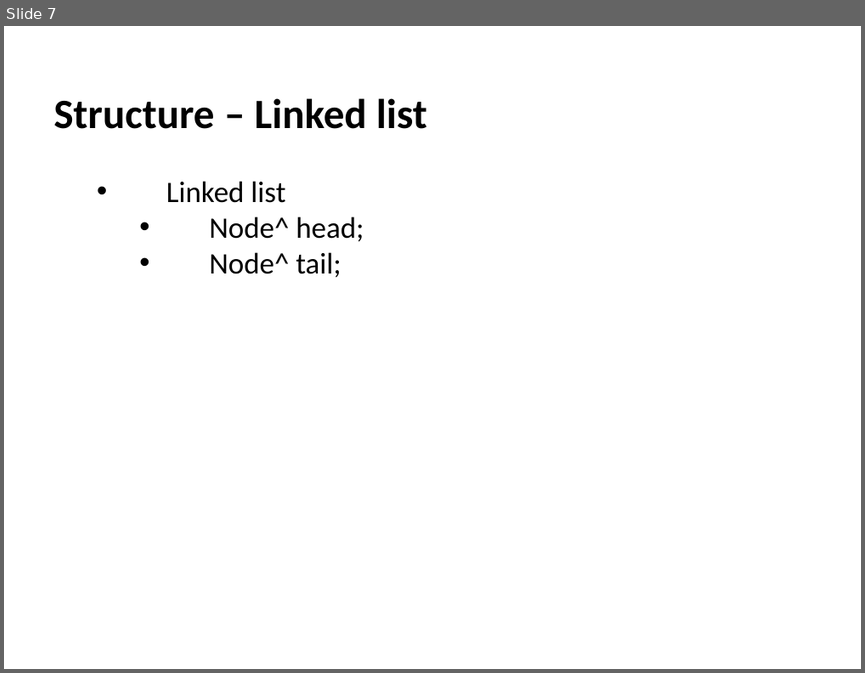
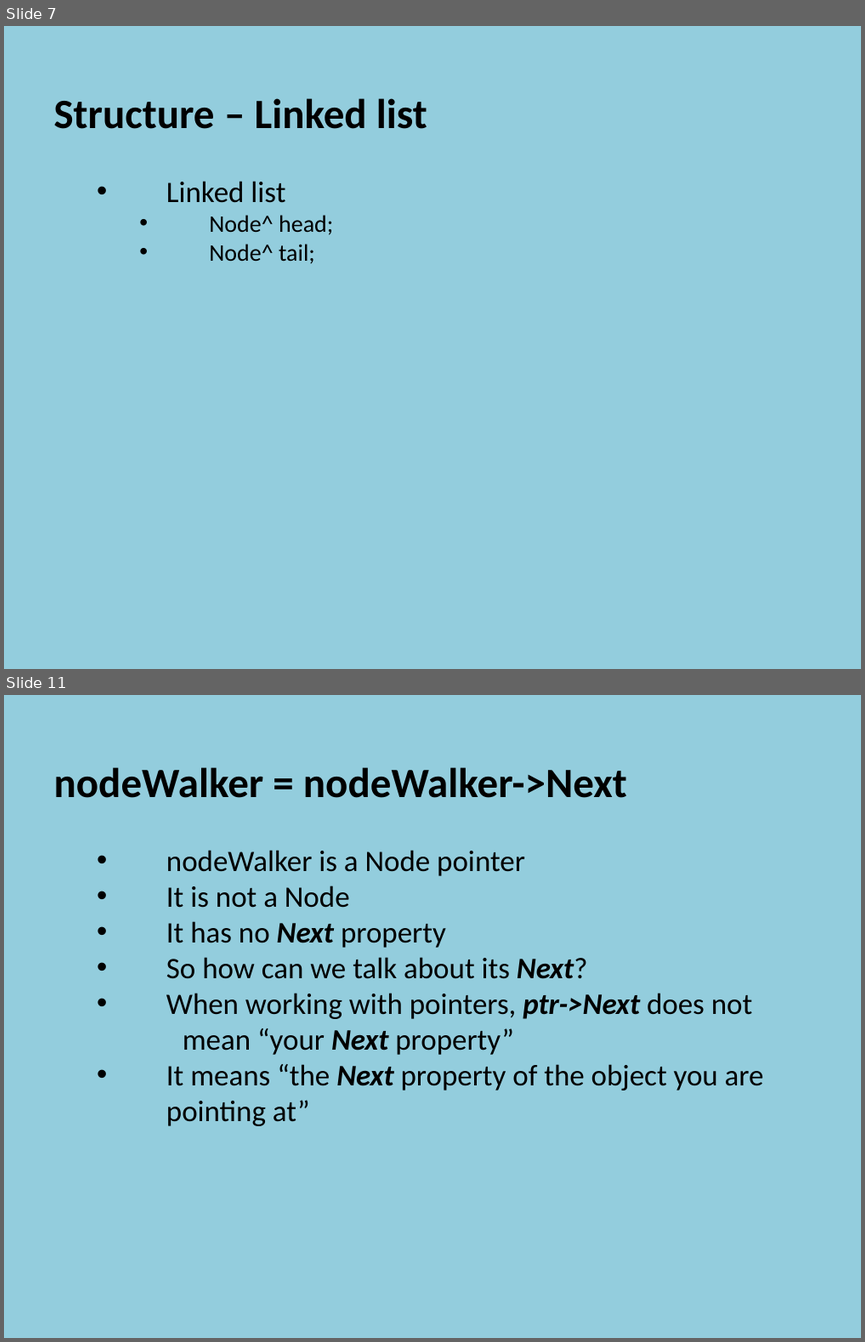
Before and after one commit to szetko/course-materials, a slide deck: Programming 4/03.1 Linked Lists/03.1 Linked Lists.pptx. Shown one above the other, each under a label of ours: slide 7 before the commit, slides 7 and 11 after it; the slides between them are not shown. The pictures are 865x673 and 865x1342 pixels, drawn with LibreOffice and Linux fonts; fonts in the diff are those of the drawing. Boxes give left, top, right and bottom in pixels: in the first picture for what was removed or moved away, otherwise in the second. Text is boxed around its words. In the diff, an @@ line names an element or a change of style, - is before the commit and + after.

```diff
--- a/Programming 4/03.1 Linked Lists/03.1 Linked Lists.pptx
+++ b/Programming 4/03.1 Linked Lists/03.1 Linked Lists.pptx
@@ slide 11 added at box(4, 695, 861, 1338), background #93CDDD @@
@@ text added at box(54, 767, 764, 1126), 25 pt, text #000000 @@
+  nodeWalker = nodeWalker->Next
+    • nodeWalker is a Node pointer
+    • It is not a Node
+    • It has no Next property
+    • So how can we talk about its Next?
+    • When working with pointers, ptr->Next does not
+    mean “your Next property”
+    • It means “the Next property of the object you are pointing at”
@@ slide 7 changed as well @@
@@ background #FFFFFF to #93CDDD @@
@@ text at box(209, 215, 333, 264): size 25 to 20 pt in "Node^ head;", "Node^ tail;" @@
```
Also in this commit, not shown: 5 other slides changed, 25 other slides added, 1 slide removed, 1 other file.
